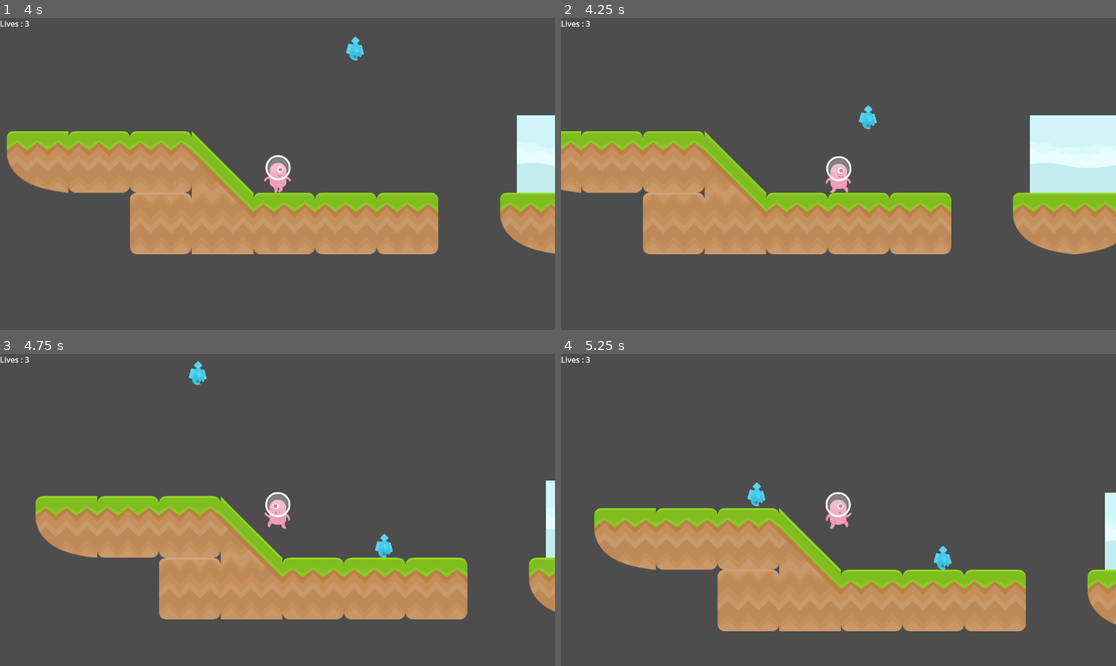
Above: before the commit, frames 1-4 (two rows, left to right).
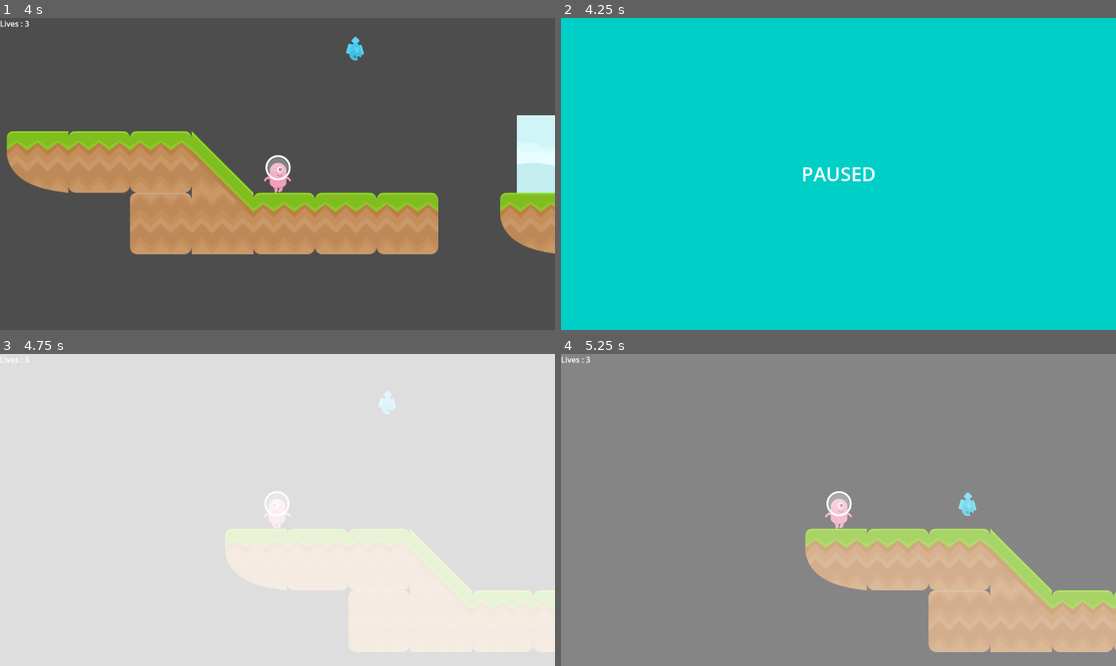
Above: after the commit, the same moments.

Repository: aldenluthfi/tut4
Game: Godot game, scene res://scenes/Level1.tscn
Two runs of this game, one before a commit and one after it. Both use one fixed random seed, a clock stepped at 60 frames per second and the inputs below. This scene is started directly instead of the project's main scene.
Inputs:
- Up to frame 1 (4 s): hold R 0.53-1.28 s; hold Right (right) 0.53-2.03 s; tap Space (jump) at 0.77, 1.52, 3.02, 3.77 s; tap R at 1.35, 2.85 s; hold A (left) 2.03-2.78 s; hold R 2.03-2.78 s; hold Right (right) from 2.78 s (still down); hold R from 3.53 s (still down)
- Up to frame 2 (4.25 s): keep holding Right (right); keep holding R; tap Escape at 4.15 s
- Up to frame 3 (4.75 s): release Right (right) at 4.28 s; release R at 4.28 s; hold A (left) from 4.28 s (still down); tap R at 4.35 s; tap Space (jump) at 4.52 s
- Up to frame 4 (5.25 s): release A (left) at 5.03 s; hold Right (right) from 5.03 s (still down); hold R from 5.03 s (still down)

Frame 1 is identical in both runs. In frame 2, 100% of the frame differs, in the area x 0-100%, y 0-100%; in frame 3, 100%; in frame 4, 100%.

Commit message:
done tutorial 6 for now

Diff:
--- /dev/null
+++ b/scenes/Level.gd
@@ -0,0 +1,13 @@
+extends Node2D
+
+
+# Called when the node enters the scene tree for the first time.
+func _ready() -> void:
+	process_mode = Node.PROCESS_MODE_PAUSABLE
+
+# Called every frame. 'delta' is the elapsed time since the previous frame.
+func _process(delta: float) -> void:
+	if Input.is_key_pressed(KEY_ESCAPE):
+		Global.current_scene = self.name
+		get_tree().paused = true
+		get_tree().change_scene_to_file(str("res://scenes/Pause.tscn"))
--- a/scenes/Level1.tscn
+++ b/scenes/Level1.tscn
@@ -1,6 +1,7 @@
-[gd_scene load_steps=12 format=4 uid="uid://yqmk0vpvnyxr"]
+[gd_scene load_steps=13 format=4 uid="uid://yqmk0vpvnyxr"]
 
 [ext_resource type="PackedScene" uid="uid://bc2fujtl13g10" path="res://scenes/Player.tscn" id="1"]
+[ext_resource type="Script" path="res://scenes/Level.gd" id="1_cu4re"]
 [ext_resource type="Texture2D" uid="uid://76hi8rt1miuo" path="res://assets/kenney_platformerpack/Spritesheets/spritesheet_gr_grass.png" id="2_yrabu"]
 [ext_resource type="Texture2D" uid="uid://bbale34yqctf4" path="res://assets/kenney_platformerpack/PNG/Backgrounds/blue_land.png" id="3_lbt7v"]
 [ext_resource type="PackedScene" uid="uid://dqr2f0sfvaott" path="res://scenes/TriggerArea.tscn" id="4_6gdai"]
@@ -56,6 +57,7 @@
 sources/0 = SubResource("TileSetAtlasSource_vjq6m")
 
 [node name="Level1" type="Node2D"]
+script = ExtResource("1_cu4re")
 
 [node name="Player" parent="." instance=ExtResource("1")]
 position = Vector2(445, 209)
--- a/scenes/Level2.tscn
+++ b/scenes/Level2.tscn
@@ -1,6 +1,7 @@
-[gd_scene load_steps=11 format=4 uid="uid://d15fvku0xbqds"]
+[gd_scene load_steps=12 format=4 uid="uid://d15fvku0xbqds"]
 
 [ext_resource type="PackedScene" uid="uid://bc2fujtl13g10" path="res://scenes/Player.tscn" id="1_7e1dl"]
+[ext_resource type="Script" path="res://scenes/Level.gd" id="1_8aln5"]
 [ext_resource type="Texture2D" uid="uid://pgvs2eknvuao" path="res://assets/kenney_platformerpack/Spritesheets/spritesheet_gr_planet.png" id="2_c350s"]
 [ext_resource type="PackedScene" uid="uid://dqr2f0sfvaott" path="res://scenes/TriggerArea.tscn" id="3_0x7ef"]
 [ext_resource type="PackedScene" uid="uid://c0fofab1dp1ke" path="res://scenes/SceneSwitcher.tscn" id="4_cl6ro"]
@@ -55,6 +56,7 @@
 sources/2 = SubResource("TileSetAtlasSource_obbfj")
 
 [node name="Level2" type="Node2D"]
+script = ExtResource("1_8aln5")
 
 [node name="Player" parent="." instance=ExtResource("1_7e1dl")]
 jump_speed = -600
--- /dev/null
+++ b/scenes/Pause.gd
@@ -0,0 +1,14 @@
+extends MarginContainer
+
+
+
+# Called when the node enters the scene tree for the first time.
+func _ready() -> void:
+	process_mode = Node.PROCESS_MODE_WHEN_PAUSED
+
+
+# Called every frame. 'delta' is the elapsed time since the previous frame.
+func _process(delta: float) -> void:
+	if Input.is_key_pressed(KEY_SPACE):
+		get_tree().paused = false
+		get_tree().change_scene_to_file(str("res://scenes/" + Global.current_scene + ".tscn"))
--- /dev/null
+++ b/scenes/Pause.tscn
@@ -0,0 +1,22 @@
+[gd_scene load_steps=2 format=3 uid="uid://dgob8bmo77dvl"]
+
+[ext_resource type="Script" path="res://scenes/Pause.gd" id="1_rmp1e"]
+
+[node name="Pause" type="MarginContainer"]
+anchors_preset = 15
+anchor_right = 1.0
+anchor_bottom = 1.0
+grow_horizontal = 2
+grow_vertical = 2
+script = ExtResource("1_rmp1e")
+
+[node name="ColorRect" type="ColorRect" parent="."]
+layout_mode = 2
+color = Color(0, 0.80999, 0.781189, 1)
+
+[node name="Label" type="Label" parent="."]
+layout_mode = 2
+theme_override_font_sizes/font_size = 40
+text = "PAUSED
+"
+horizontal_alignment = 1
--- a/scenes/global.gd
+++ b/scenes/global.gd
@@ -2,3 +2,4 @@
 
 
 var lives = 3
+var current_scene = ""
